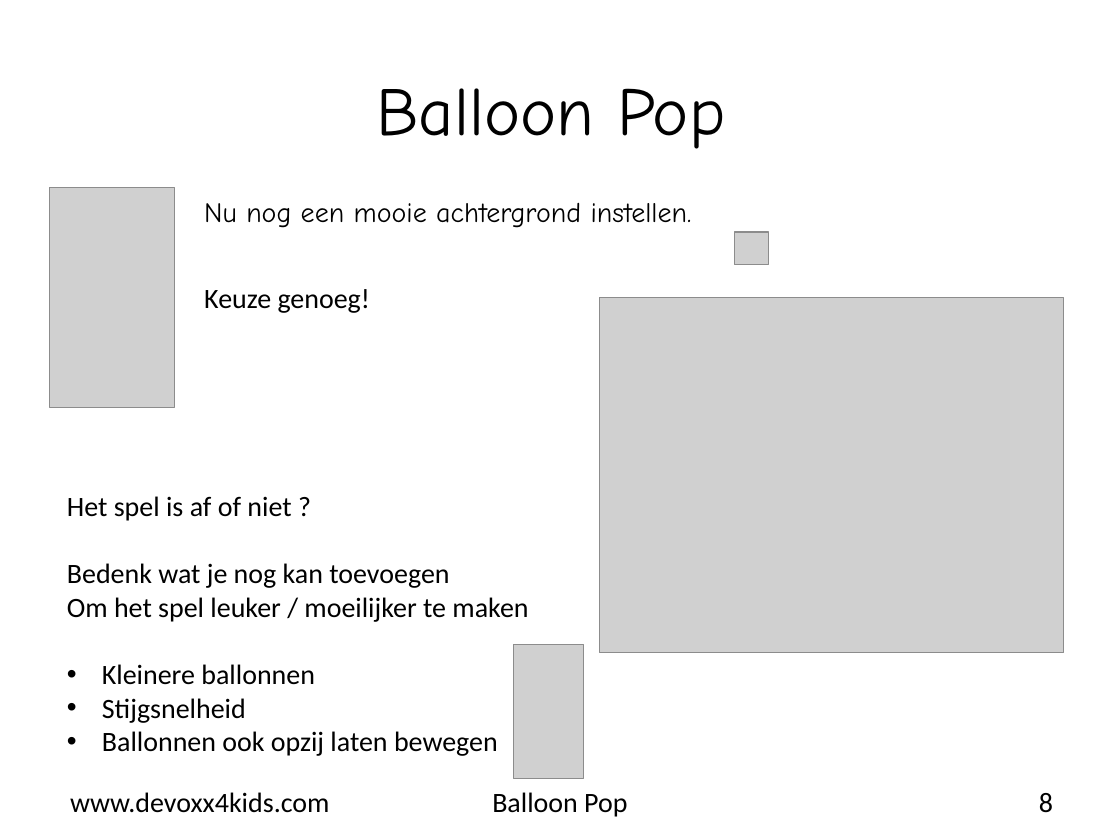
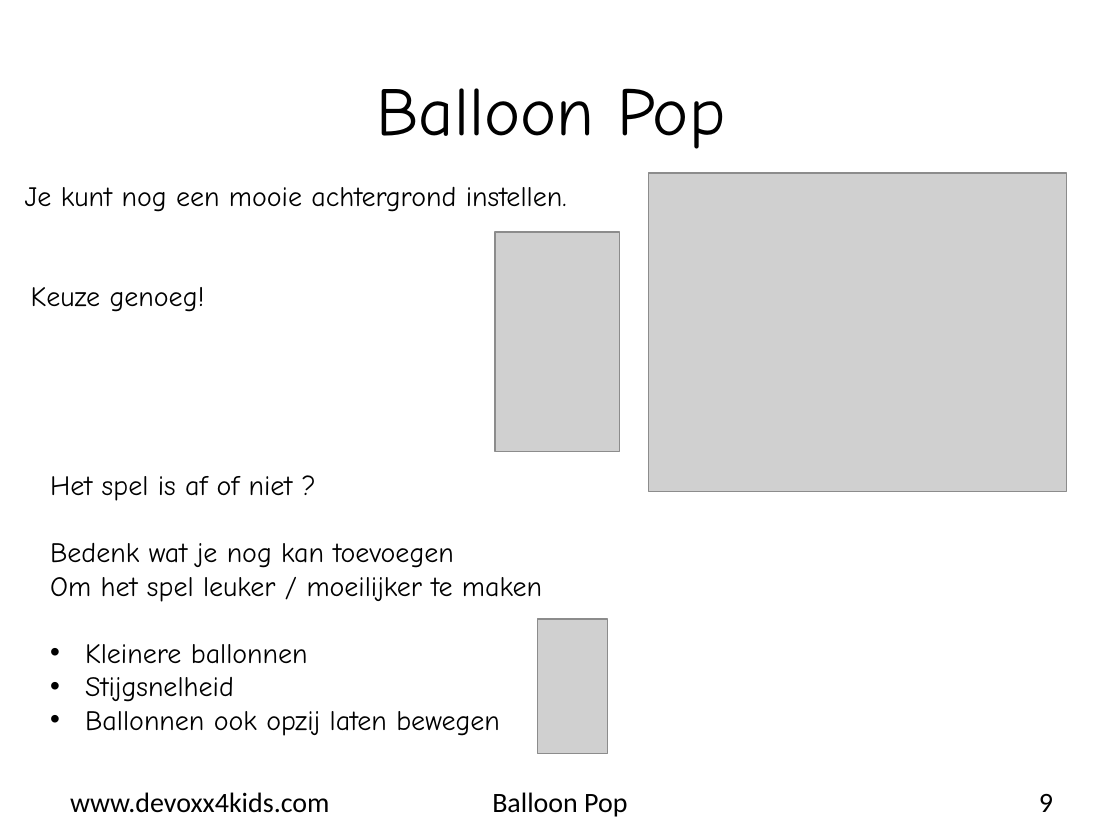
Before and after one commit to bertjan/openvalue-devoxx4kids, a slide deck: slide 9 of scratch-leapmotion/instructions/nl/Scratch-opdracht_04_BalloonPop.pptx (slide 8 before the commit). Drawn at 1120x840 pixels with LibreOffice and Linux fonts; fonts in the diff are those of the drawing; grey boxes stand for pictures; background and template pictures are left out. Boxes give left, top, right and bottom in pixels: in the first picture for what was removed or moved away, otherwise in the second. Text is boxed around its words. In the diff, an @@ line names an element or a change of style, - is before the commit and + after.

Commit message:
update instructions nl balloonpop

```diff
--- a/scratch-leapmotion/instructions/nl/Scratch-opdracht_04_BalloonPop.pptx
+++ b/scratch-leapmotion/instructions/nl/Scratch-opdracht_04_BalloonPop.pptx
@@ picture: place and size @@
-picture at (599,298,1064,653)
+picture at (648,174,1066,492)
@@ text at (25,187,567,212): text changed @@
-Nu nog een mooie achtergrond instellen.
+Je kunt nog een mooie achtergrond instellen.
@@ picture: place and size @@
-picture at (50,188,175,408)
+picture at (495,232,619,451)
@@ picture removed at (735,232,769,264) @@
@@ text "Keuze genoeg!" at (31,287,205,312): font Calibri to Comic Neue @@
@@ text "Keuze genoeg!": place and size @@
-text "Keuze genoeg!" at (204,289,370,313)
+text "Keuze genoeg!" at (31,287,205,312)
@@ text "Het spel is af of ...": place and size @@
-text "Het spel is af of ..." at (67,496,528,756)
+text "Het spel is af of ..." at (50,476,542,736)
@@ text "Het spel is af of ..." at (50,476,542,736): font Calibri to Comic Neue @@
@@ picture: place and size @@
-picture at (513,644,584,778)
+picture at (538,619,608,754)
@@ page number at (1039,794,1053,812): text changed @@
-8
+9
```
Also in this commit, not shown: 6 other slides changed, 1 slide added.
